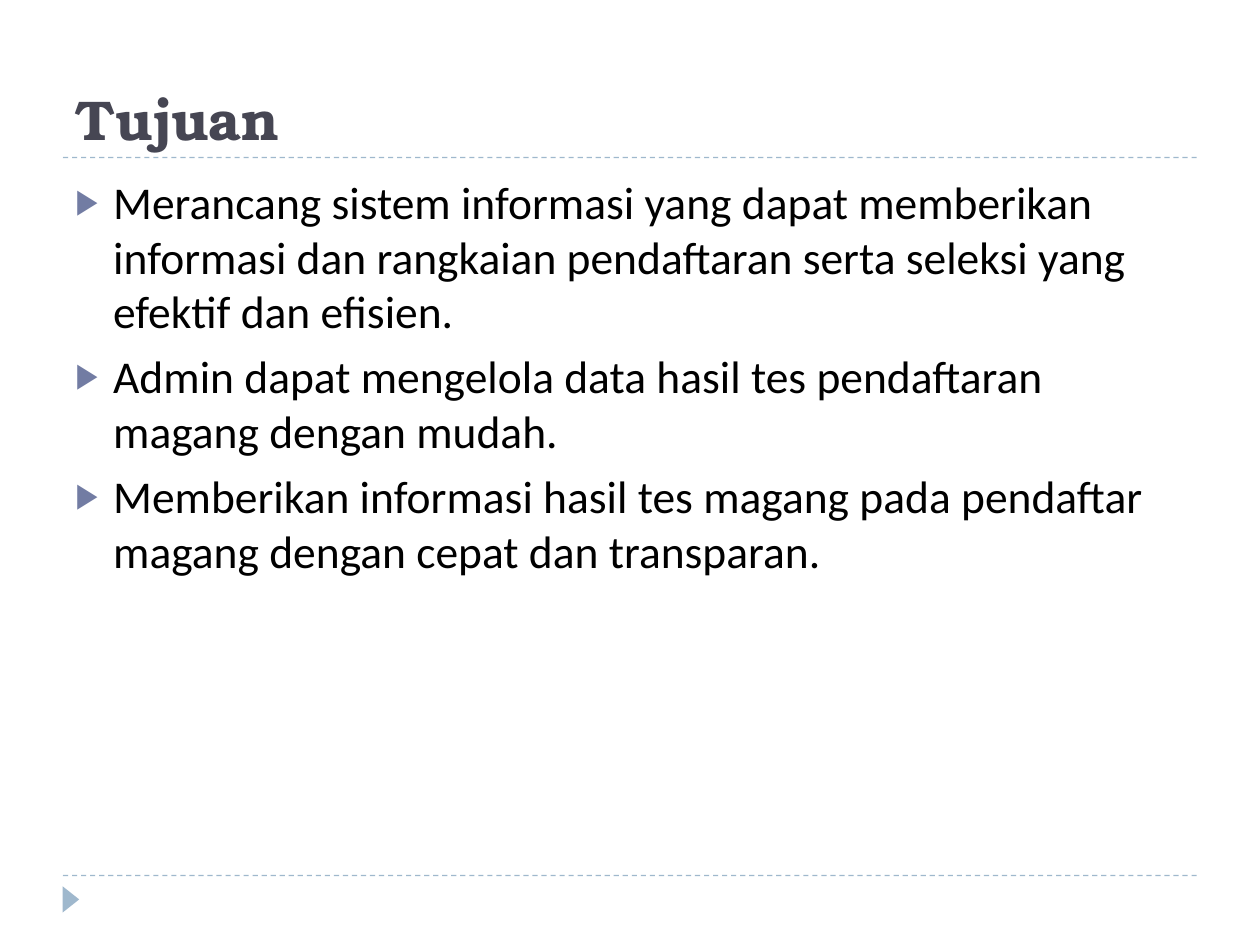
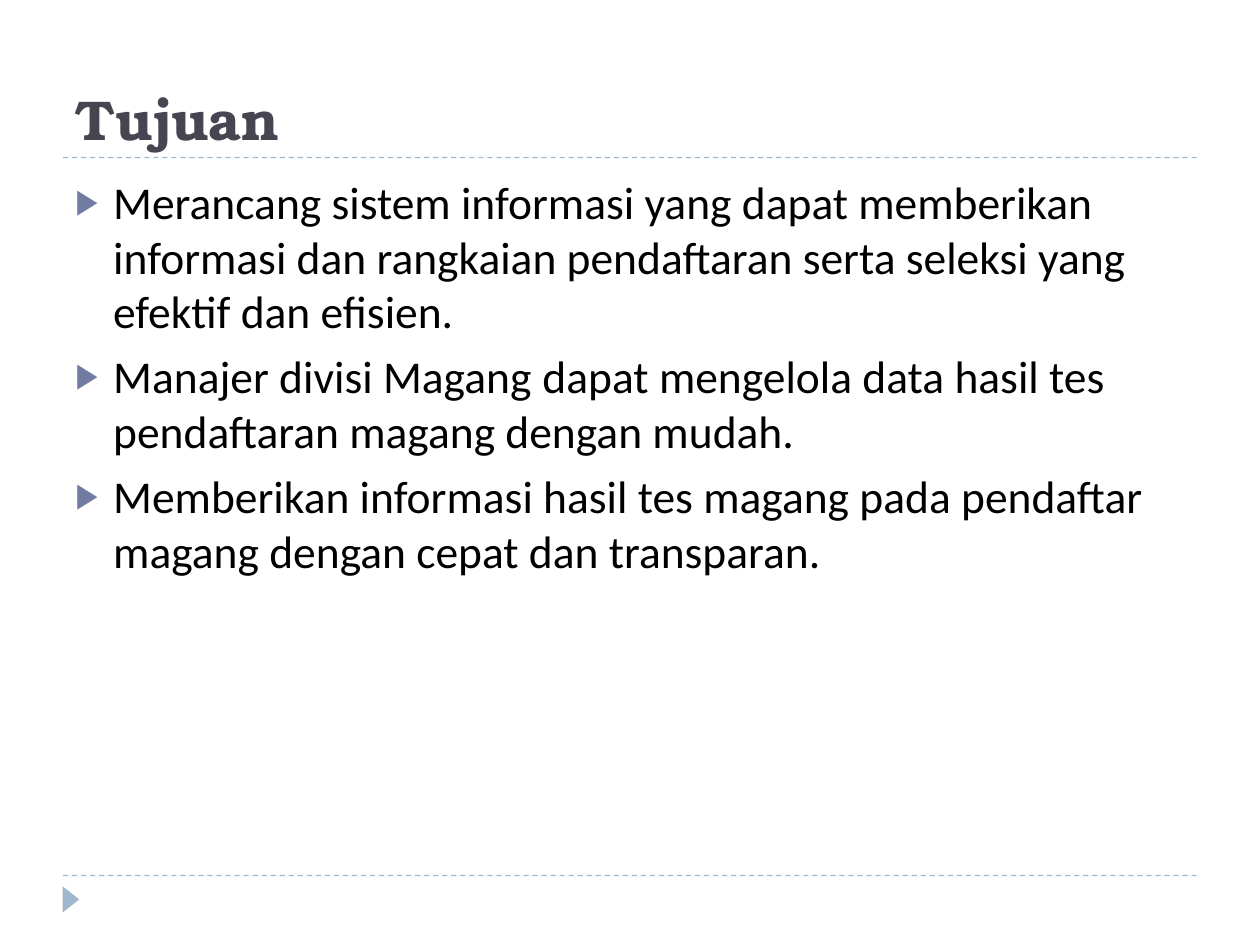
Before and after one commit to nabilarifdaaa/TugasAkhir, a slide deck: slide 7 of Presentasi Tugas Akhir.pptx. Drawn at 1260x945 pixels with LibreOffice and Linux fonts; fonts in the diff are those of the drawing. Boxes give left, top, right and bottom in pixels: in the first picture for what was removed or moved away, otherwise in the second. Text is boxed around its words. In the diff, an @@ line names an element or a change of style, - is before the commit and + after.

```diff
--- a/Presentasi Tugas Akhir.pptx
+++ b/Presentasi Tugas Akhir.pptx
@@ text at (x1=113, y1=361, x2=1104, y2=456): text changed @@
-▶ Admin dapat mengelola data hasil tes pendaftaran magang dengan mudah.
+▶ Manajer divisi Magang dapat mengelola data hasil tes pendaftaran magang dengan mudah.
```
Also in this commit, not shown: 2 other slides changed, 1 other file.
